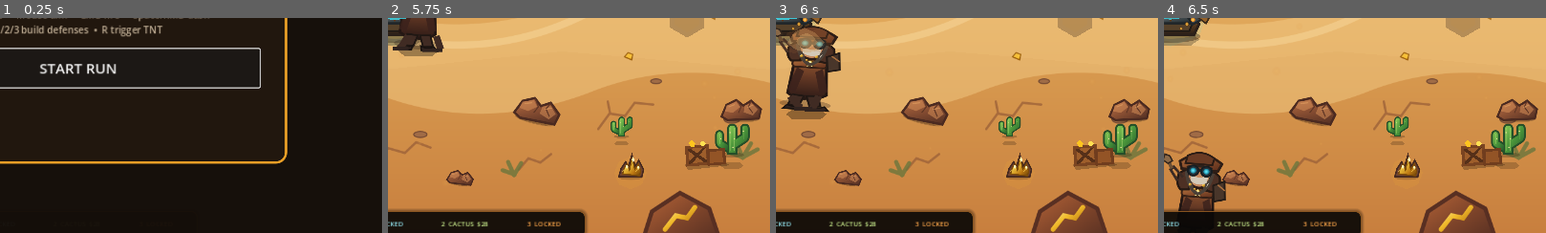
Above: before the commit, frames 1-4 (left to right).
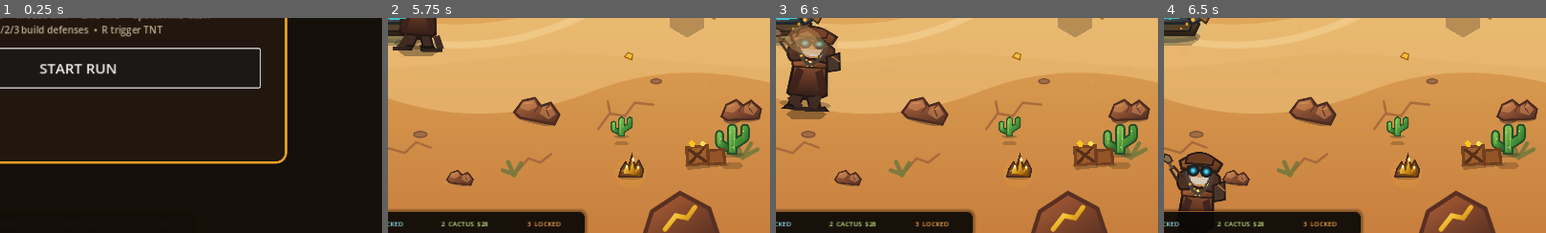
Above: after the commit, the same moments.

Repository: motomotoo1997-art/monster-quest
Game: Godot game, scene res://scenes/main/Main.tscn
Same seed, same stepped clock (60 frames per second), same inputs: the game is played once before the commit and once after it.
Inputs (mouse positions are % of the whole screen's width and height, from its top left):
- Up to frame 1 (0.25 s): no input
- Up to frame 2 (5.75 s): click "START RUN" at 0.5 s; tap Enter at 1.25 s; move the mouse to (72, 45) at 1.27 s; hold D (move_right) 1.28-2.03 s; tap E (ability_e) at 1.35 s; move the mouse to (30, 55) at 2.02 s; hold S (move_down) 2.03-2.78 s; tap Q (ability_q) at 2.1 s; move the mouse to (60, 28) at 2.77 s; hold D (move_right) 2.78-3.53 s; tap R (ability_r) at 2.85 s; move the mouse to (45, 70) at 3.52 s; hold W (move_up) 3.53-4.28 s; tap 1 (build_1) at 3.6 s; move the mouse to (80, 65) at 4.27 s; hold A (move_left) from 4.28 s (still down); tap 2 (build_2) at 4.35 s; move the mouse to (20, 35) at 5.02 s; tap 3 (build_3) at 5.1 s
- Up to frame 3 (6 s): move the mouse to (55, 50) at 5.77 s; release A (move_left) at 5.78 s; hold S (move_down) from 5.78 s (still down); tap Space (dash) at 5.85 s
- Up to frame 4 (6.5 s): keep holding S (move_down)
The pictures show only the part of the screen within x 40-90%, y 47-97%; the shares and areas given below are measured in that part.

Frames 1-2 are identical in both runs. In frame 3, 0.3% of the frame differs, in the area x 2-14%, y 3-18%; in frame 4, nothing differs.

Commit message:
vfx: animate burst light intensity and expansion

Diff:
--- a/gold-rush-roguelike/scripts/vfx/simple_burst.gd
+++ b/gold-rush-roguelike/scripts/vfx/simple_burst.gd
@@ -3,19 +3,33 @@
 
 @export_range(0.05, 3.0, 0.05) var duration: float = 0.28
 @export_range(0.1, 5.0, 0.1) var end_scale: float = 1.8
+@export_range(-8.0, 8.0, 0.1) var spin_speed: float = 1.4
 
 var _elapsed := 0.0
 var _start_scale := Vector2.ONE
+var _light: PointLight2D
+var _start_light_energy := 0.0
 
 
 func _ready() -> void:
 	_start_scale = scale
+	for child in get_children():
+		if child is PointLight2D:
+			_light = child as PointLight2D
+			_start_light_energy = _light.energy
+			break
 
 
 func _process(delta: float) -> void:
 	_elapsed += delta
 	var t := clampf(_elapsed / maxf(duration, 0.001), 0.0, 1.0)
-	scale = _start_scale.lerp(_start_scale * end_scale, t)
+	var eased := 1.0 - pow(1.0 - t, 2.0)
+	scale = _start_scale.lerp(_start_scale * end_scale, eased)
+	rotation += spin_speed * delta * (1.0 - t)
 	modulate.a = 1.0 - t
+	if _light != null:
+		var flash_curve := (1.0 - t) * (0.82 + 0.18 * sin(t * PI * 5.0))
+		_light.energy = maxf(_start_light_energy * flash_curve, 0.0)
+		_light.texture_scale = maxf(_light.texture_scale * (1.0 + delta * 0.55), 0.01)
 	if t >= 1.0:
 		queue_free()
